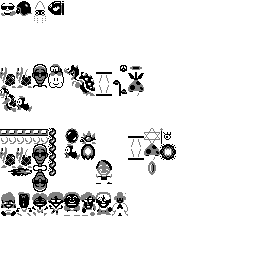
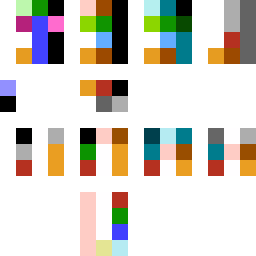
Two versions of the same layered image (256x256). Layer-by-layer changes:
showed "Layer 140", painted on it over (x1=0, y1=0, x2=256, y2=256)
hid group "ANN" (10 layers) over (x1=0, y1=0, x2=176, y2=224)
painted on "Green" (3rd of 6, in "ANN" › "Sprites") over (x1=160, y1=48, x2=176, y2=64)
